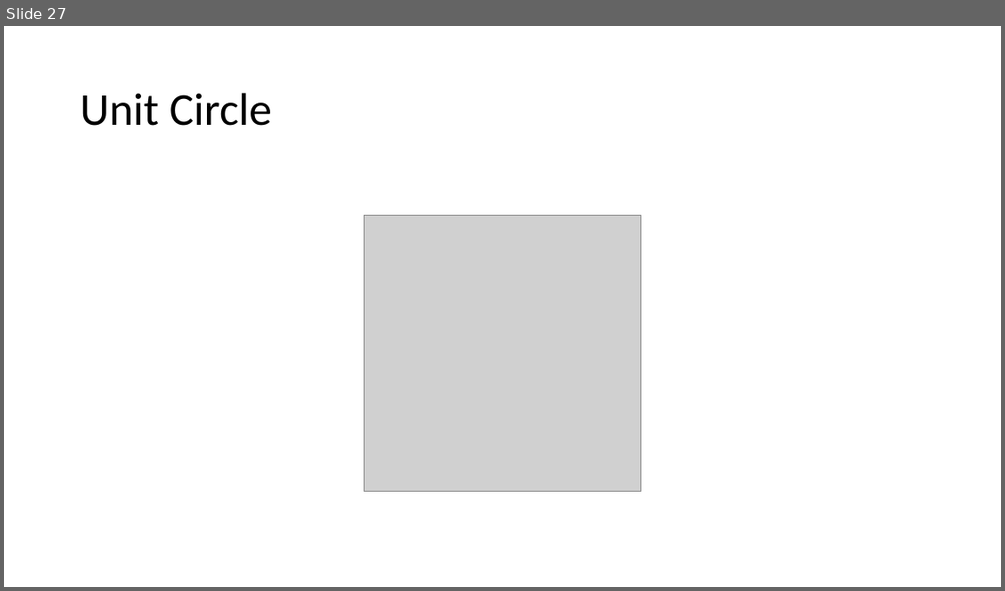
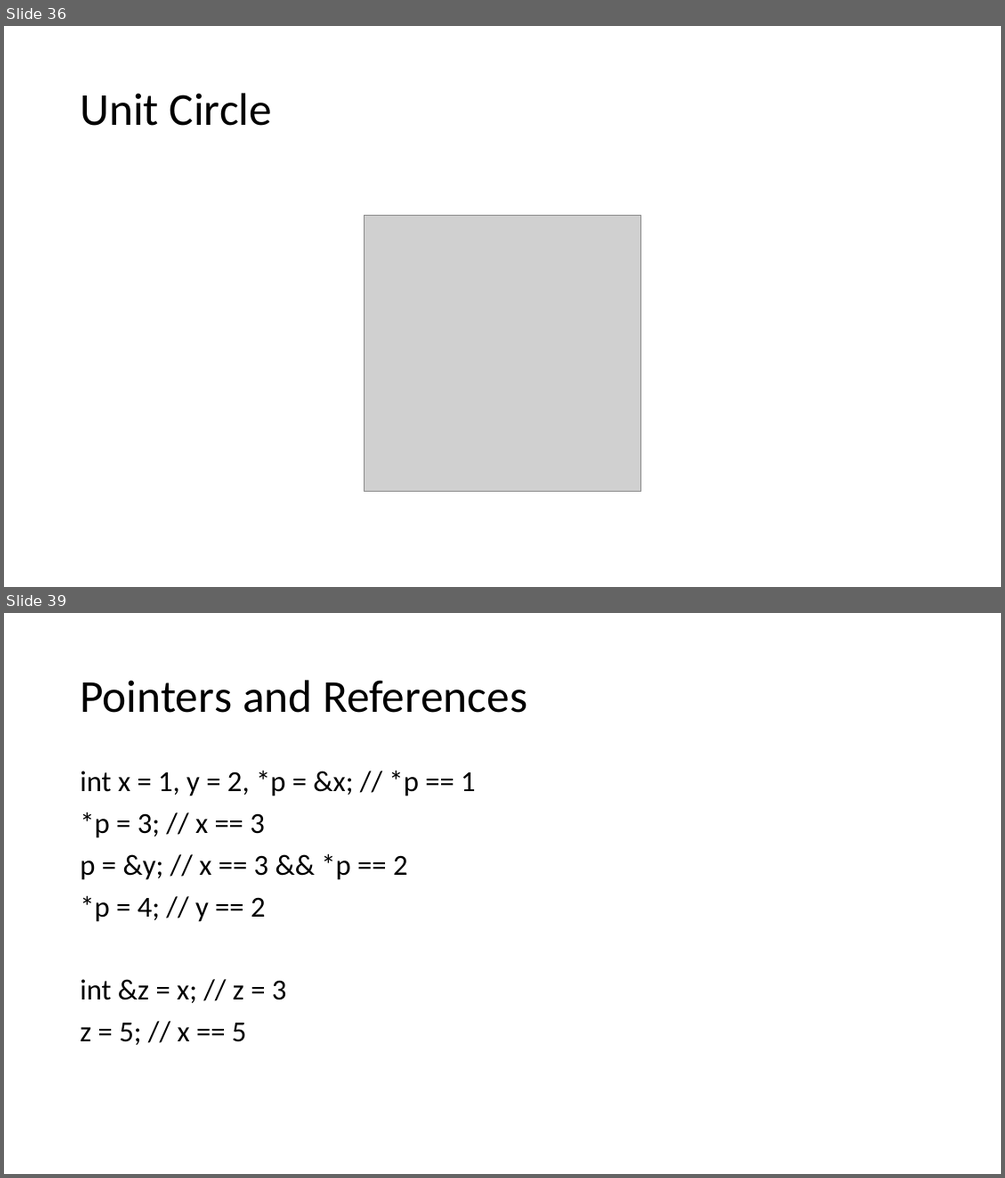
Before and after one commit to lnicola/acpp14, a slide deck: day1/Advanced C++ Day 1.pptx. Shown one above the other, each under a label of ours: slide 27 before the commit, slides 36 and 39 after it; the slides between them are not shown. The pictures are 1005x591 and 1005x1178 pixels, drawn with LibreOffice and Linux fonts; fonts in the diff are those of the drawing; grey boxes stand for pictures. Boxes give left, top, right and bottom in pixels: in the first picture for what was removed or moved away, otherwise in the second. Text is boxed around its words. In the diff, an @@ line names an element or a change of style, - is before the commit and + after.

```diff
--- a/day1/Advanced C++ Day 1.pptx
+++ b/day1/Advanced C++ Day 1.pptx
@@ slide 39 added at [4,613,1001,1174], background #FFFFFF @@
@@ title added at [80,680,527,713], 44 pt, text #000000 @@
+Pointers and References
@@ text added at [80,770,476,1045], 28 pt, text #000000 @@
+int x = 1, y = 2, *p = &x; // *p == 1
+*p = 3; // x == 3
+p = &y; // x == 3 && *p == 2
+*p = 4; // y == 2
+int &z = x; // z = 3
+z = 5; // x == 5
@@ what was slide 27 is now slide 36 @@
```
Also in this commit, not shown: 7 slides changed, 15 other slides added.
